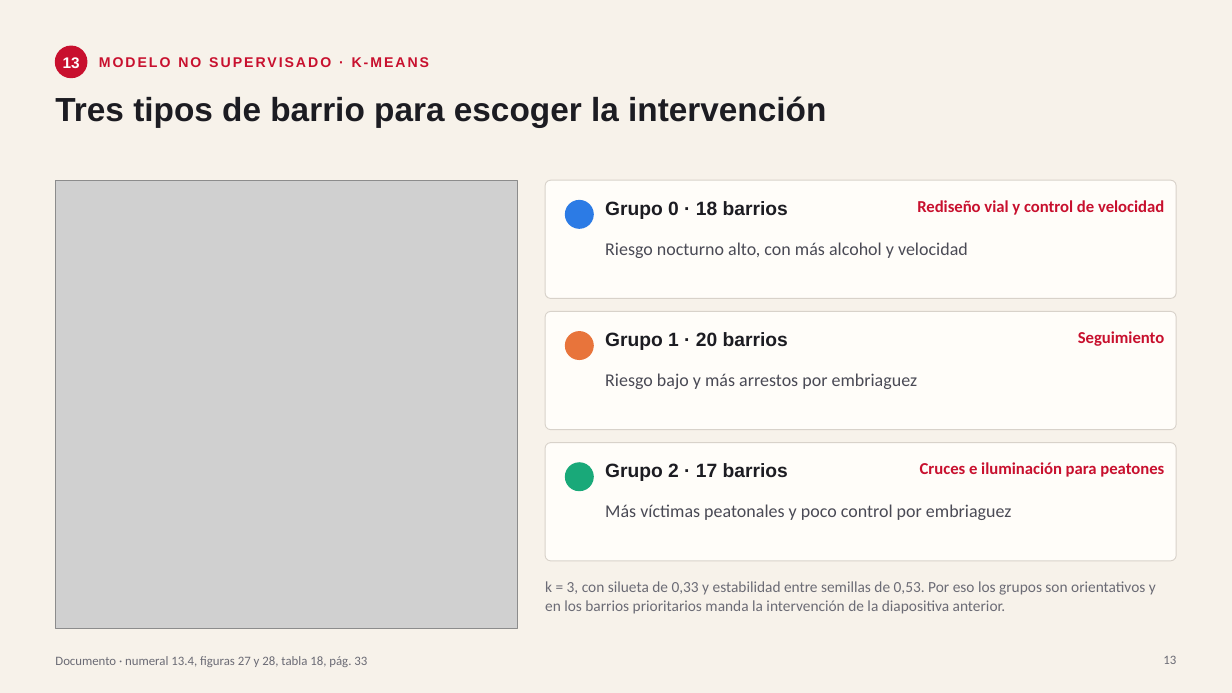
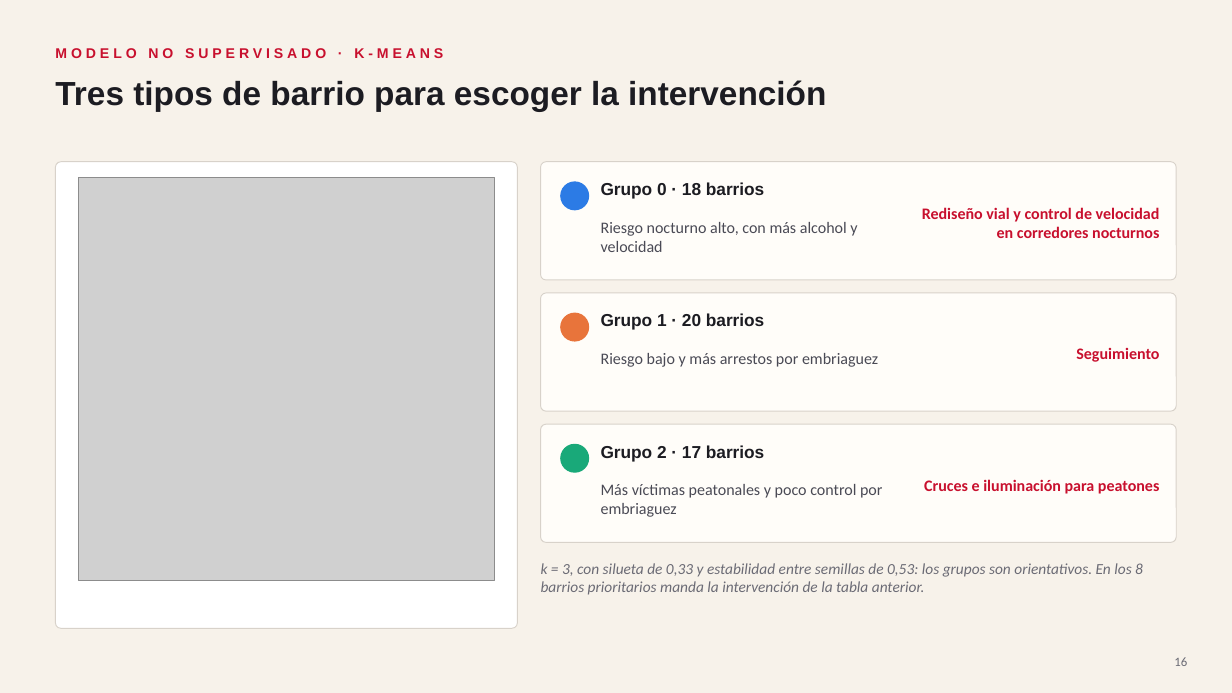
Before and after one commit to MateoJara/proyecto-nyc-bigdata, a slide deck: slide 16 of entregas/entrega_final/Presentacion_EntregaFinal_ProyectoNYC.pptx (slide 13 before the commit). Drawn at 1232x693 pixels with LibreOffice and Linux fonts; fonts in the diff are those of the drawing; grey boxes stand for pictures. Boxes give left, top, right and bottom in pixels: in the first picture for what was removed or moved away, otherwise in the second. Text is boxed around its words. In the diff, an @@ line names an element or a change of style, - is before the commit and + after.

Commit message:
Documento y presentación finales del equipo y evidencia de Zotero corregida

```diff
--- a/entregas/entrega_final/Presentacion_EntregaFinal_ProyectoNYC.pptx
+++ b/entregas/entrega_final/Presentacion_EntregaFinal_ProyectoNYC.pptx
@@ text "MODELO NO SUPERVISADO · K-MEANS": place and size @@
-text "MODELO NO SUPERVISADO · K-MEANS" at <box>99,57,430,67</box>
+text "MODELO NO SUPERVISADO · K-MEANS" at <box>55,48,443,58</box>
@@ text "MODELO NO SUPERVISADO · K-MEANS" at <box>55,48,443,58</box>: letter spacing 1.5 to 3 pt; more space between paragraphs @@
@@ ellipse removed at <box>55,46,87,78</box> @@
@@ text removed at <box>63,57,80,68</box> @@
-13
@@ title "Tres tipos de barrio para ...": place and size @@
-title "Tres tipos de barrio para ..." at <box>55,96,826,127</box>
+title "Tres tipos de barrio para ..." at <box>55,80,826,111</box>
@@ rounded rectangle added at <box>55,162,518,628</box>, fill #FFFFFF, outline #D8D2CA 0.75 pt @@
@@ picture: place and size @@
-picture at <box>55,180,518,628</box>
+picture at <box>79,177,494,581</box>
@@ rounded rectangle: place and size @@
-rounded rectangle at <box>545,180,1177,299</box>
+rounded rectangle at <box>541,162,1177,280</box>
@@ text "Grupo 0 · 18 barrios": place and size @@
-text "Grupo 0 · 18 barrios" at <box>605,201,788,219</box>
+text "Grupo 0 · 18 barrios" at <box>601,182,764,199</box>
@@ text "Rediseño vial y control de ..." at <box>922,207,1160,238</box>: vertical alignment top to middle @@
@@ text at <box>922,207,1160,238</box>: text changed; size 13 to 12.5 pt @@
-Rediseño vial y control de velocidad
+Rediseño vial y control de velocidad en corredores nocturnos
@@ text "Riesgo nocturno alto, con más ...": place and size @@
-text "Riesgo nocturno alto, con más ..." at <box>605,242,968,258</box>
+text "Riesgo nocturno alto, con más ..." at <box>601,222,857,252</box>
@@ rounded rectangle: place and size @@
-rounded rectangle at <box>545,311,1177,430</box>
+rounded rectangle at <box>541,293,1177,411</box>
@@ text "Grupo 1 · 20 barrios": place and size @@
-text "Grupo 1 · 20 barrios" at <box>605,332,788,350</box>
+text "Grupo 1 · 20 barrios" at <box>601,313,764,330</box>
@@ text "Seguimiento": place and size @@
-text "Seguimiento" at <box>1078,331,1164,346</box>
+text "Seguimiento" at <box>1076,348,1159,362</box>
@@ text "Seguimiento" at <box>1076,348,1159,362</box>: size 13 to 12.5 pt; vertical alignment top to middle @@
@@ text "Riesgo bajo y más arrestos ...": place and size @@
-text "Riesgo bajo y más arrestos ..." at <box>605,373,918,389</box>
+text "Riesgo bajo y más arrestos ..." at <box>601,353,878,367</box>
@@ rounded rectangle: place and size @@
-rounded rectangle at <box>545,443,1177,561</box>
+rounded rectangle at <box>541,424,1177,543</box>
@@ 3 ellipses: place and size @@
-3 ellipses at <box>566,201,593,491</box>
+3 ellipses at <box>561,182,589,472</box>
@@ size 15 to 13.5 pt in 3 elements at <box>601,182,764,199</box>, <box>601,313,764,330</box>, <box>601,445,764,461</box> @@
@@ text "Grupo 2 · 17 barrios": place and size @@
-text "Grupo 2 · 17 barrios" at <box>605,463,788,481</box>
+text "Grupo 2 · 17 barrios" at <box>601,445,764,461</box>
@@ text "Cruces e iluminación para peatones" at <box>924,479,1159,494</box>: size 13 to 12.5 pt; vertical alignment top to middle @@
@@ text "Cruces e iluminación para peatones": place and size @@
-text "Cruces e iluminación para peatones" at <box>920,462,1164,477</box>
+text "Cruces e iluminación para peatones" at <box>924,479,1159,494</box>
@@ size 14 to 12.5 pt in 3 elements at <box>601,222,857,252</box>, <box>601,353,878,367</box>, <box>601,484,882,517</box> @@
@@ text "Más víctimas peatonales y poco ...": place and size @@
-text "Más víctimas peatonales y poco ..." at <box>605,504,1012,520</box>
+text "Más víctimas peatonales y poco ..." at <box>601,484,882,517</box>
@@ text at <box>541,563,1143,595</box>: text changed; italic on @@
-k = 3, con silueta de 0,33 y estabilidad entre semillas de 0,53. Por eso los grupos son orientativos y en los barrios prioritarios manda la intervención de la diapositiva anterior.
+k = 3, con silueta de 0,33 y estabilidad entre semillas de 0,53: los grupos son orientativos. En los 8 barrios prioritarios manda la intervención de la tabla anterior.
@@ text removed at <box>55,656,367,667</box> @@
-Documento · numeral 13.4, figuras 27 y 28, tabla 18, pág. 33
@@ page number removed at <box>1163,656,1176,664</box> @@
-13
@@ page number added at <box>1174,657,1187,666</box>, 10 pt, text #6B6B75 @@
+16
```
Also in this commit, not shown: 11 other slides changed, 6 slides added, 3 slides removed, 3 other files.
